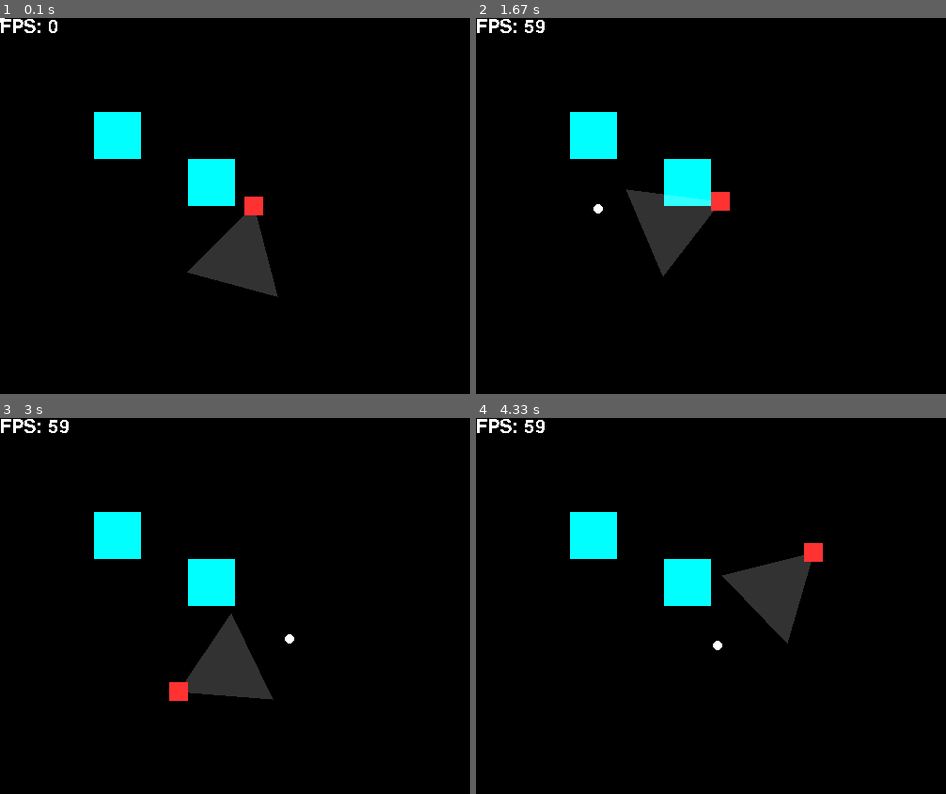
Above: before the commit, frames 1-4 (two rows, left to right).
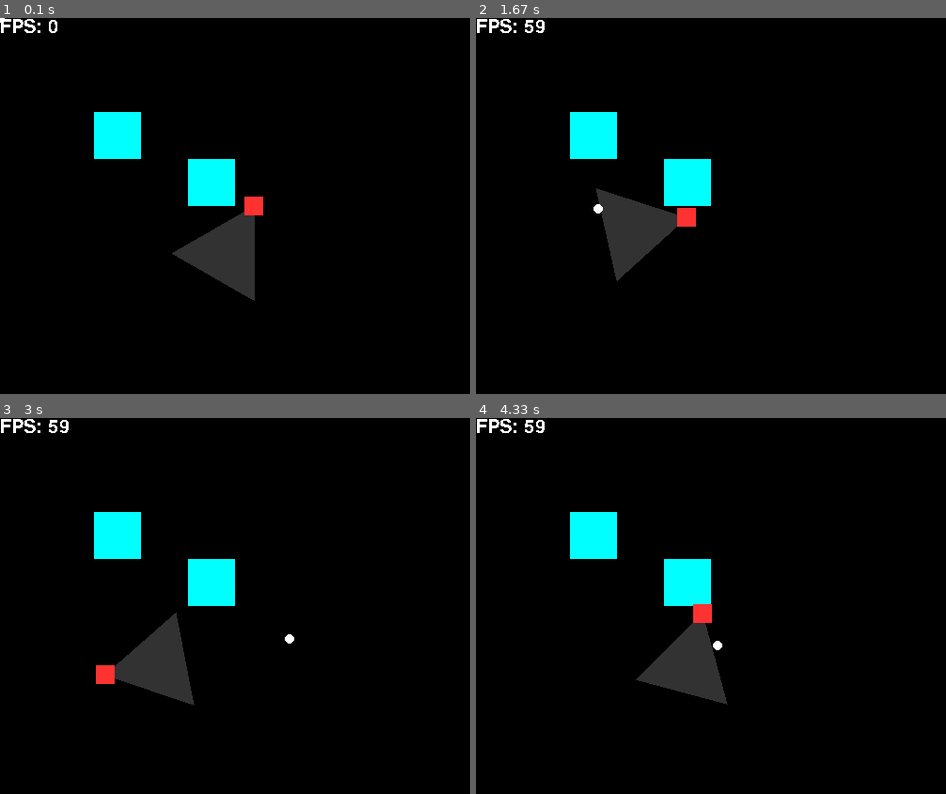
Above: after the commit, the same moments.

Repository: slalomsquid/2DShooter
Game: pygame game, started from main.py
Two runs of this game, one before a commit and one after it. Both use one fixed random seed, a clock stepped at 60 frames per second and the inputs below.
Inputs (mouse positions are in pixels of both pictures, inside the frame that each line leads up to):
- Up to frame 1 (0.1 s): no input
- Up to frame 2 (1.67 s): hold Right 0.33-0.8 s; move the mouse to (692, 221) at 0.37 s; hold Up 0.83-1.13 s; move the mouse to (861, 194) at 0.87 s; hold Right 1.17-1.63 s; move the mouse to (598, 209) at 1.2 s
- Up to frame 3 (3 s): hold Left 1.67-2.2 s; move the mouse to (89, 549) at 1.7 s; hold Down 2.23-2.53 s; move the mouse to (305, 474) at 2.27 s; hold Left 2.57-2.97 s; move the mouse to (291, 639) at 2.6 s
- Up to frame 4 (4.33 s): hold Up 3-3.37 s; move the mouse to (720, 478) at 3.03 s; hold Right 3.4-4.03 s; move the mouse to (541, 594) at 3.43 s; hold Down from 4.07 s (still down); move the mouse to (715, 643) at 4.1 s

The runs differ from the first frame. In frame 1, 1.3% of the frame differs, in the area x 36-60%, y 51-76%; in frame 2, 3.2%; in frame 3, 4.5%; in frame 4, 4.7%, in the area x 34-74%, y 33-77%.

Commit message:
moved create view polygon to pygame utils

Diff:
--- a/enemy.py
+++ b/enemy.py
@@ -17,10 +17,19 @@
         self.health = 100
         self.view_distance = 100
 
-    def process(self, mouse_pos, mouse_rel, player_pos, delta_time):
+    def process(self, player_pos, delta_time):
         self.target_rotation = vector_to_angle(np.array(player_pos) - np.array([self.x, self.y]))
         self.rotation = move_towards_angle(self.rotation, self.target_rotation, self.max_rotation_speed * delta_time)
         # self.rotation = lerp_angle(self.rotation, self.target_rotation, delta_time*2)
 
+        # Create temporary overlay to allow transparency
+        surface = pygame.Surface((constants.WIDTH, constants.HEIGHT), pygame.SRCALPHA)
+
+        pygame.draw.polygon(surface, (255, 255, 255, 50), create_view_cone_polygon(self, 30, 30))
+
+        pygame.draw.rect(surface, self.color, (self.x - self.size_x//2, self.y - self.size_y//2, self.size_x, self.size_y))
+
+        return surface
+
 if __name__ == "__main__":
     print("This is a utility file, not meant to be run directly")
--- a/main.py
+++ b/main.py
@@ -99,14 +99,17 @@
 
         # Frame process logic
 
+        player_surface = player.process(mouse_pos, mouse_rel, delta_time)
+
+        for enemy in enemies:
+            enemy.process((player.x, player.y), delta_time)
+
         # Move collision from individual classes
         for block in blocks:
             if player_moved:
                 if player.x + player.size_x//2 > block.x and player.x - player.size_x//2 < block.x + block.size_x and player.y + player.size_y//2 > block.y and player.y - player.size_y//2 < block.y + block.size_y:
                     player.x, player.y = old_x, old_y
                     break
-
-        player_surface = player.process(mouse_pos, mouse_rel, delta_time)
 
         # Render logic
 
--- a/player.py
+++ b/player.py
@@ -14,7 +14,7 @@
         self.speed = speed
         self.rotation = 0
         self.target_rotation = 0
-        self.max_rotation_speed = 180
+        self.max_rotation_speed = 360
         self.health = 100
         self.view_distance = 100
 
@@ -59,15 +59,7 @@
         # Create temporary overlay to allow transparency
         surface = pygame.Surface((constants.WIDTH, constants.HEIGHT), pygame.SRCALPHA)
 
-        points = [
-            (self.x, self.y),
-            (self.x + view_left_direction[0]*self.view_distance, self.y + view_left_direction[1]*self.view_distance),
-            (self.x + view_right_direction[0]*self.view_distance, self.y + view_right_direction[1]*self.view_distance)
-        ]
-        pygame.draw.polygon(surface, (255, 255, 255, 50), points)
-
-        # 3. Draw the temporary surface onto the main screen
-        # surface.blit(surface, (0, 0))
+        pygame.draw.polygon(surface, (255, 255, 255, 50), create_view_cone_polygon(self, 30, 30))
 
         pygame.draw.rect(surface, self.color, (self.x - self.size_x//2, self.y - self.size_y//2, self.size_x, self.size_y))
 
--- a/pygameUtils.py
+++ b/pygameUtils.py
@@ -48,7 +48,21 @@
     # Blit it to the main canvas at the start position
     canv.blit(line_surf, start)
 
-# VECTOR MATH #
+def create_view_cone_polygon(self, left_angle_offset=30, right_angle_offset=30):
+    view_left = self.rotation - left_angle_offset
+    view_right = self.rotation + right_angle_offset
+
+    view_left_direction = angle_to_vector(view_left)
+    view_right_direction = angle_to_vector(view_right)
+
+    points = [
+        (self.x, self.y),
+        (self.x + view_left_direction[0]*self.view_distance, self.y + view_left_direction[1]*self.view_distance),
+        (self.x + view_right_direction[0]*self.view_distance, self.y + view_right_direction[1]*self.view_distance)
+    ]
+    return points
+
+### VECTOR MATH ###
 
 def angle_to_vector(angle):
     """Returns a vector with a length of 1 for a given angle, <angle -> left, >angl -> right"""
